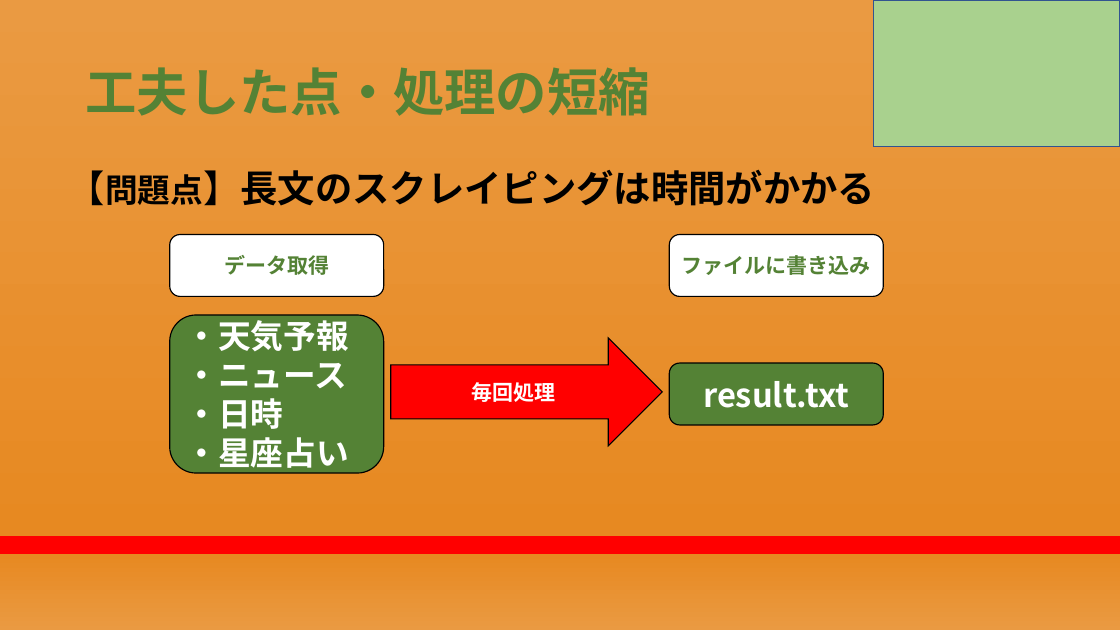
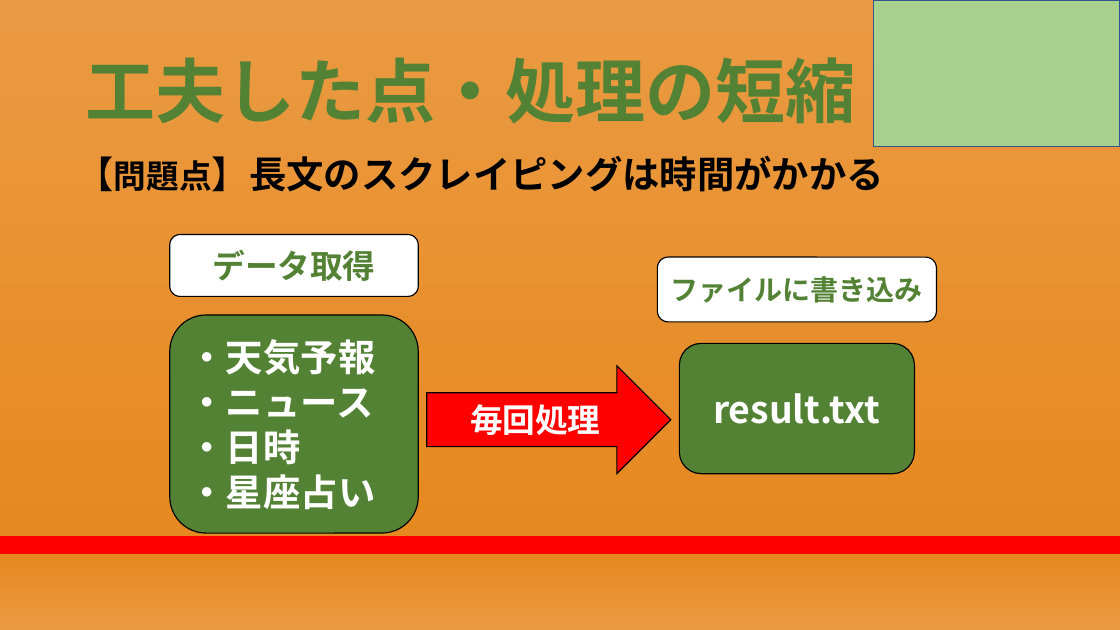
Before and after one commit to RikiishiSuzunosuke/AIspeaker_yosie, a slide deck: slide 21 of presentation/AIスピーカー開発_2.pptx (slide 20 before the commit). Drawn at 1120x630 pixels with LibreOffice and Linux fonts; fonts in the diff are those of the drawing. Boxes give left, top, right and bottom in pixels: in the first picture for what was removed or moved away, otherwise in the second. Text is boxed around its words. In the diff, an @@ line names an element or a change of style, - is before the commit and + after.

```diff
--- a/presentation/AIスピーカー開発_2.pptx
+++ b/presentation/AIスピーカー開発_2.pptx
@@ title "工夫した点・処理の短縮" at (85,57,855,124): size 44 to 60 pt @@
@@ text "【問題点】長文のスクレイピングは時間がかかる": place and size @@
-text "【問題点】長文のスクレイピングは時間がかかる" at (68,170,875,206)
+text "【問題点】長文のスクレイピングは時間がかかる" at (76,156,884,192)
@@ rounded rectangle "データ取得": place and size @@
-rounded rectangle "データ取得" at (170,234,384,297)
+rounded rectangle "データ取得" at (170,234,418,297)
@@ rounded rectangle "データ取得" at (170,234,418,297): size 18 to 28 pt @@
@@ rounded rectangle "ファイルに書き込み": place and size @@
-rounded rectangle "ファイルに書き込み" at (670,234,884,297)
+rounded rectangle "ファイルに書き込み" at (658,257,937,322)
@@ rounded rectangle "ファイルに書き込み" at (658,257,937,322): size 18 to 24 pt @@
@@ rounded rectangle "・天気予報" at (170,315,418,534): size 28 to 32 pt @@
@@ rounded rectangle "・天気予報": place and size @@
-rounded rectangle "・天気予報" at (170,315,384,473)
+rounded rectangle "・天気予報" at (170,315,418,534)
@@ rounded rectangle "result.txt": place and size @@
-rounded rectangle "result.txt" at (670,363,884,425)
+rounded rectangle "result.txt" at (680,344,915,474)
@@ rounded rectangle "result.txt" at (680,344,915,474): size 28 to 32 pt @@
@@ right arrow "毎回処理" at (427,365,670,473): size 18 to 28 pt @@
@@ right arrow "毎回処理": place and size @@
-right arrow "毎回処理" at (391,338,662,445)
+right arrow "毎回処理" at (427,365,670,473)
```
Also in this commit, not shown: 22 other slides changed, 1 slide added, 1 other file.
